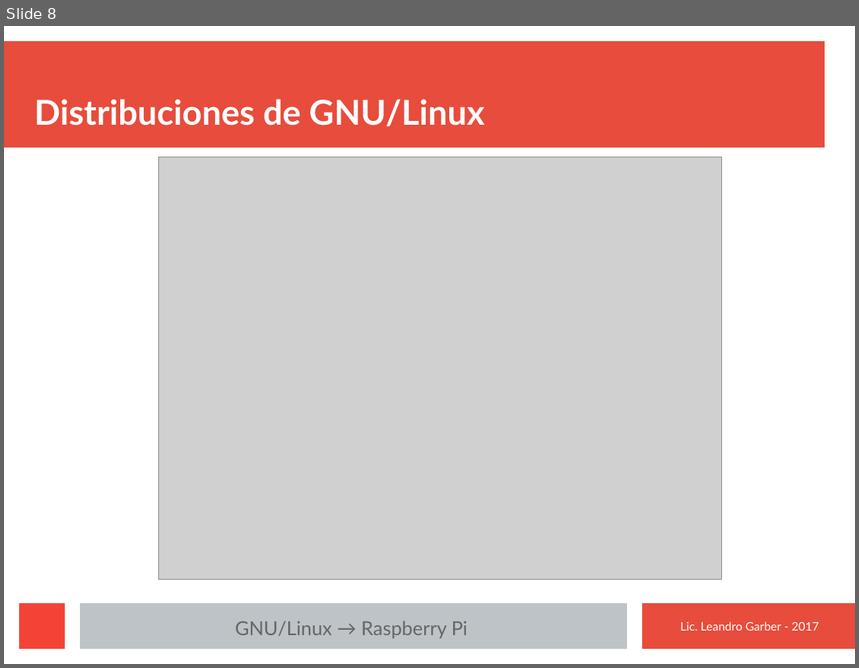
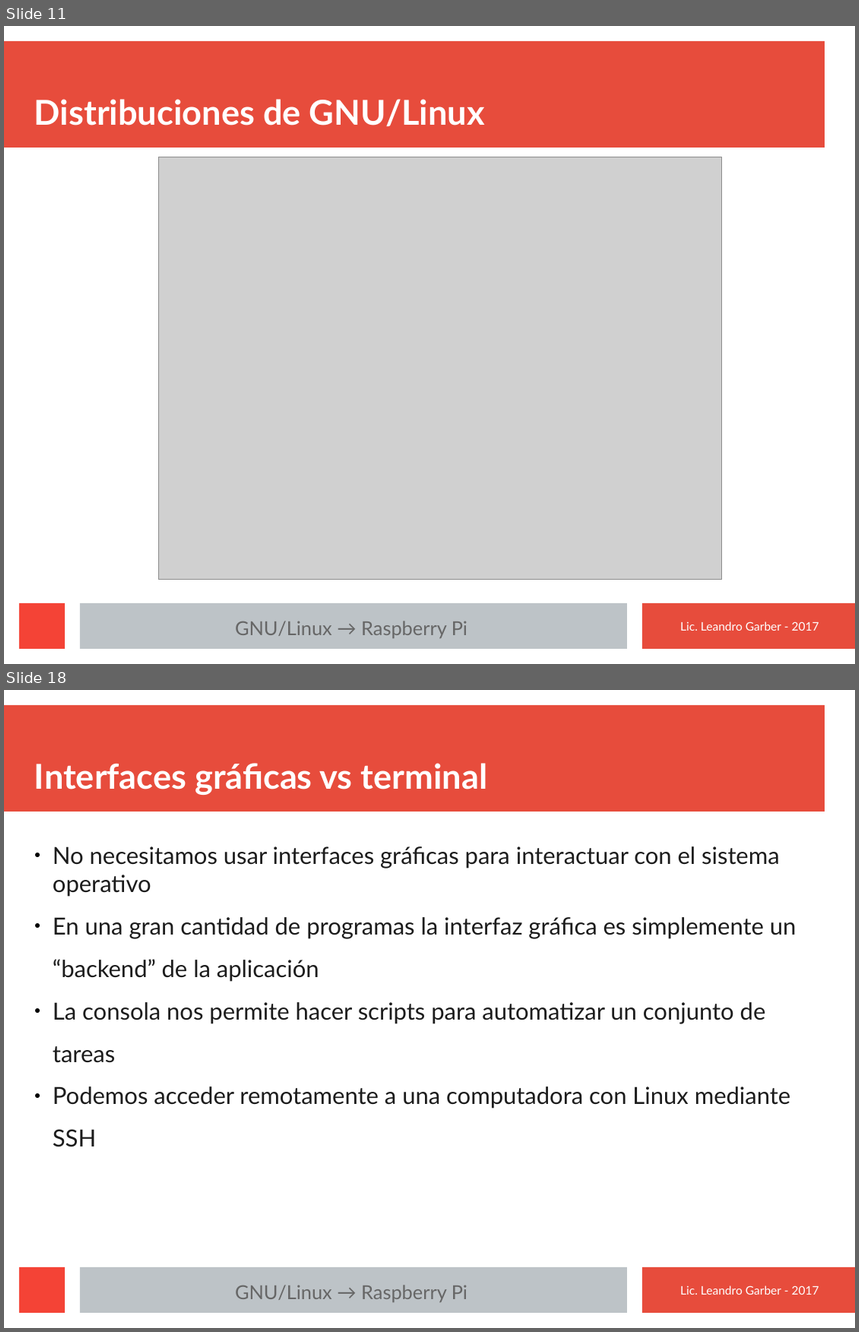
Before and after one commit to macramole/cursoLinux, a slide deck: presentaciones/1-Introduccion.odp. Shown one above the other, each under a label of ours: slide 8 before the commit, slides 11 and 18 after it; the slides between them are not shown. The pictures are 859x668 and 859x1332 pixels, drawn with LibreOffice and Linux fonts; fonts in the diff are those of the drawing; grey boxes stand for pictures. Boxes give left, top, right and bottom in pixels: in the first picture for what was removed or moved away, otherwise in the second. Text is boxed around its words. In the diff, an @@ line names an element or a change of style, - is before the commit and + after.

```diff
--- a/presentaciones/1-Introduccion.odp
+++ b/presentaciones/1-Introduccion.odp
@@ slide 18 added at <box>4,690,855,1328</box>, background #FFFFFF; not listed: 4 template elements that a slide beside it also shows @@
@@ title added at <box>34,763,487,795</box>, 32 pt, text #FFFFFF, bold @@
+Interfaces gráficas vs terminal
@@ text added at <box>53,847,797,1148</box>, 22 pt, text #1C1C1C @@
+● No necesitamos usar interfaces gráficas para interactuar con el sistema operativo
+● En una gran cantidad de programas la interfaz gráfica es simplemente un “backend” de la aplicación
+● La consola nos permite hacer scripts para automatizar un conjunto de tareas
+● Podemos acceder remotamente a una computadora con Linux mediante SSH
@@ text added at <box>235,1285,468,1303</box>, 18 pt, text #666666 @@
+GNU/Linux → Raspberry Pi
@@ text added at <box>680,1286,819,1295</box>, 11 pt, text #FFFFFF @@
+Lic. Leandro Garber - 2017
@@ what was slide 8 is now slide 11 @@
```
Also in this commit, not shown: 1 slide changed, 9 other slides added, 9 other files.
